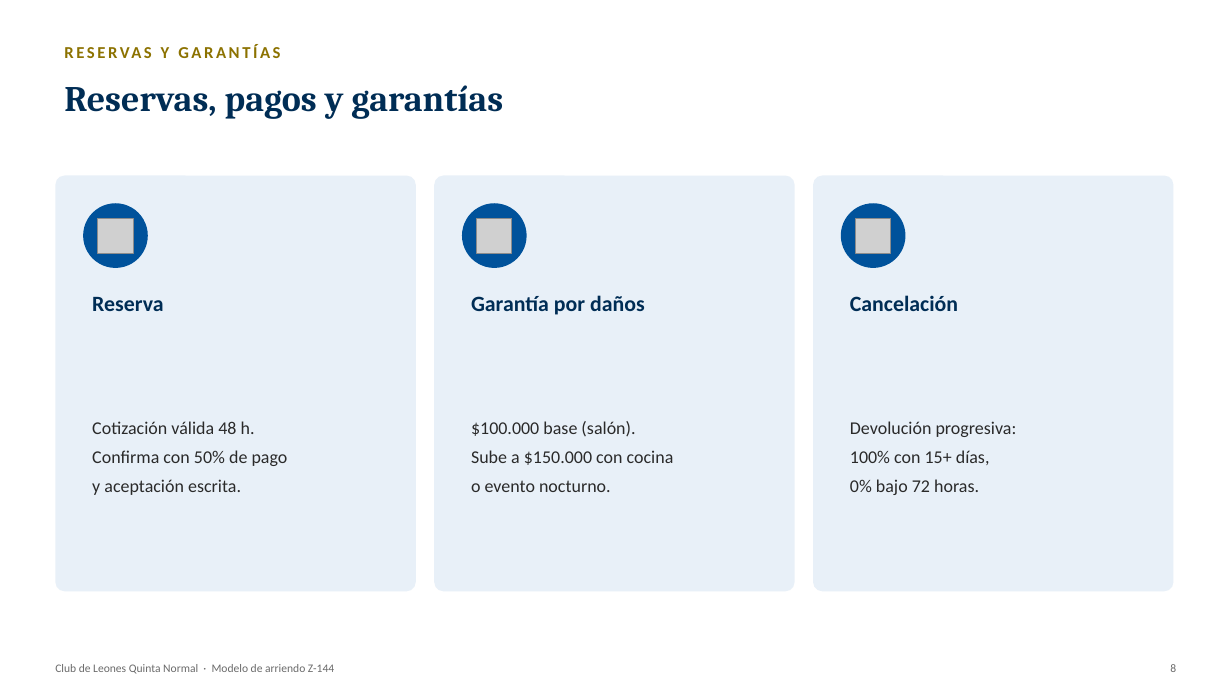
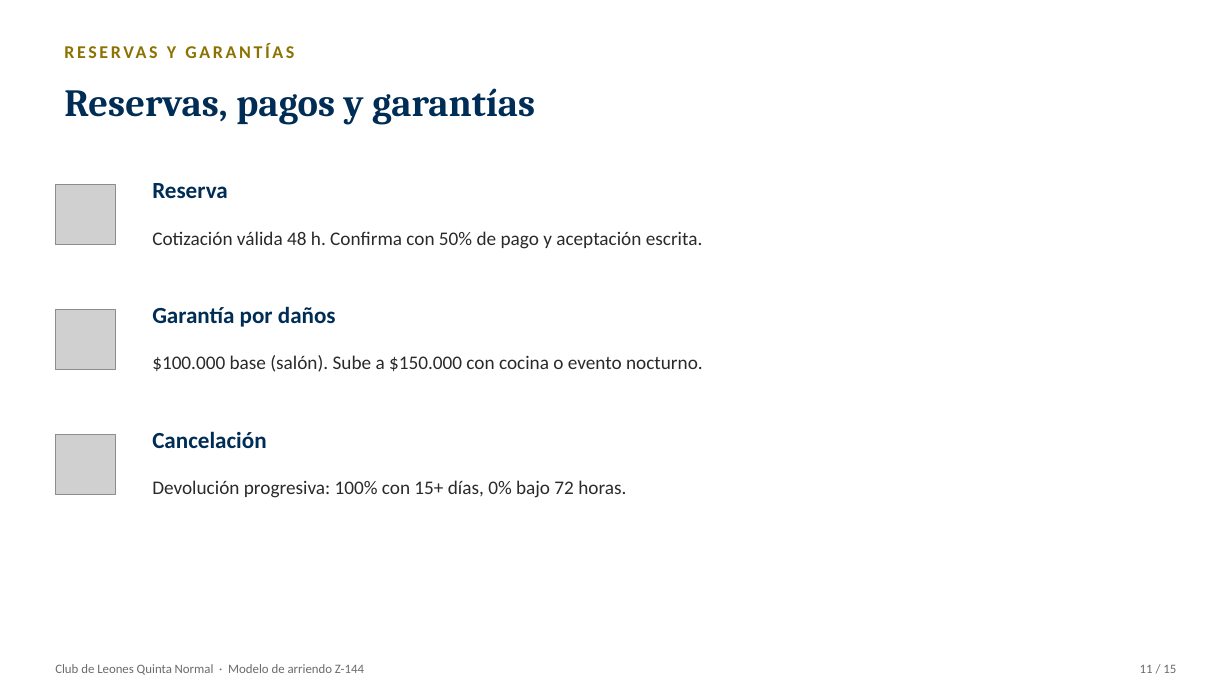
Before and after one commit to wbarrientosd-svg/claude, a slide deck: slide 11 of informes/Presentacion_Modelo_Arriendo_Club_Leones_Z144.pptx (slide 8 before the commit). Drawn at 1232x693 pixels with LibreOffice and Linux fonts; fonts in the diff are those of the drawing; grey boxes stand for pictures. Boxes give left, top, right and bottom in pixels: in the first picture for what was removed or moved away, otherwise in the second. Text is boxed around its words. In the diff, an @@ line names an element or a change of style, - is before the commit and + after.

```diff
--- a/informes/Presentacion_Modelo_Arriendo_Club_Leones_Z144.pptx
+++ b/informes/Presentacion_Modelo_Arriendo_Club_Leones_Z144.pptx
@@ text "RESERVAS Y GARANTÍAS" at box(167, 46, 176, 58): size 13 to 14 pt @@
@@ text "Reservas, pagos y garantías" at box(64, 88, 535, 125): size 28 to 30 pt @@
@@ rounded rectangle removed at box(55, 176, 416, 592) @@
@@ text "Reserva": place and size @@
-text "Reserva" at box(92, 297, 163, 311)
+text "Reserva" at box(152, 183, 227, 198)
@@ rounded rectangle removed at box(434, 176, 795, 592) @@
@@ rounded rectangle removed at box(813, 176, 1174, 592) @@
@@ picture added at box(55, 185, 116, 245) @@
@@ ellipse removed at box(83, 203, 148, 268) @@
@@ ellipse removed at box(462, 203, 527, 268) @@
@@ ellipse removed at box(841, 203, 906, 268) @@
@@ picture removed at box(98, 218, 133, 253) @@
@@ text at box(152, 231, 703, 249): text changed; size 14 to 15 pt @@
-Cotización válida 48 h.
-Confirma con 50% de pago
-y aceptación escrita.
+Cotización válida 48 h. Confirma con 50% de pago y aceptación escrita.
@@ picture removed at box(477, 218, 512, 253) @@
@@ picture removed at box(856, 218, 891, 253) @@
@@ text "Garantía por daños": place and size @@
-text "Garantía por daños" at box(471, 295, 645, 315)
+text "Garantía por daños" at box(152, 306, 336, 327)
@@ picture added at box(55, 310, 116, 370) @@
@@ text at box(152, 355, 703, 372): text changed; size 14 to 15 pt @@
-$100.000 base (salón).
-Sube a $150.000 con cocina
-o evento nocturno.
+$100.000 base (salón). Sube a $150.000 con cocina o evento nocturno.
@@ picture added at box(55, 434, 116, 494) @@
@@ size 17 to 18 pt in 3 elements at box(152, 306, 336, 327), box(152, 183, 227, 198), box(152, 431, 266, 448) @@
@@ text "Cancelación": place and size @@
-text "Cancelación" at box(850, 295, 958, 311)
+text "Cancelación" at box(152, 431, 266, 448)
@@ text at box(152, 480, 626, 498): text changed; size 14 to 15 pt @@
-Devolución progresiva:
-100% con 15+ días,
-0% bajo 72 horas.
+Devolución progresiva: 100% con 15+ días, 0% bajo 72 horas.
@@ text "Club de Leones Quinta Normal ..." at box(55, 664, 364, 675): size 9 to 10 pt @@
@@ text added at box(1140, 665, 1176, 673), 10 pt, text #6B6B6B @@
+11 / 15
@@ text removed at box(1170, 664, 1176, 672) @@
-8
```
Also in this commit, not shown: 10 other slides changed, 4 slides added, 1 other file.
